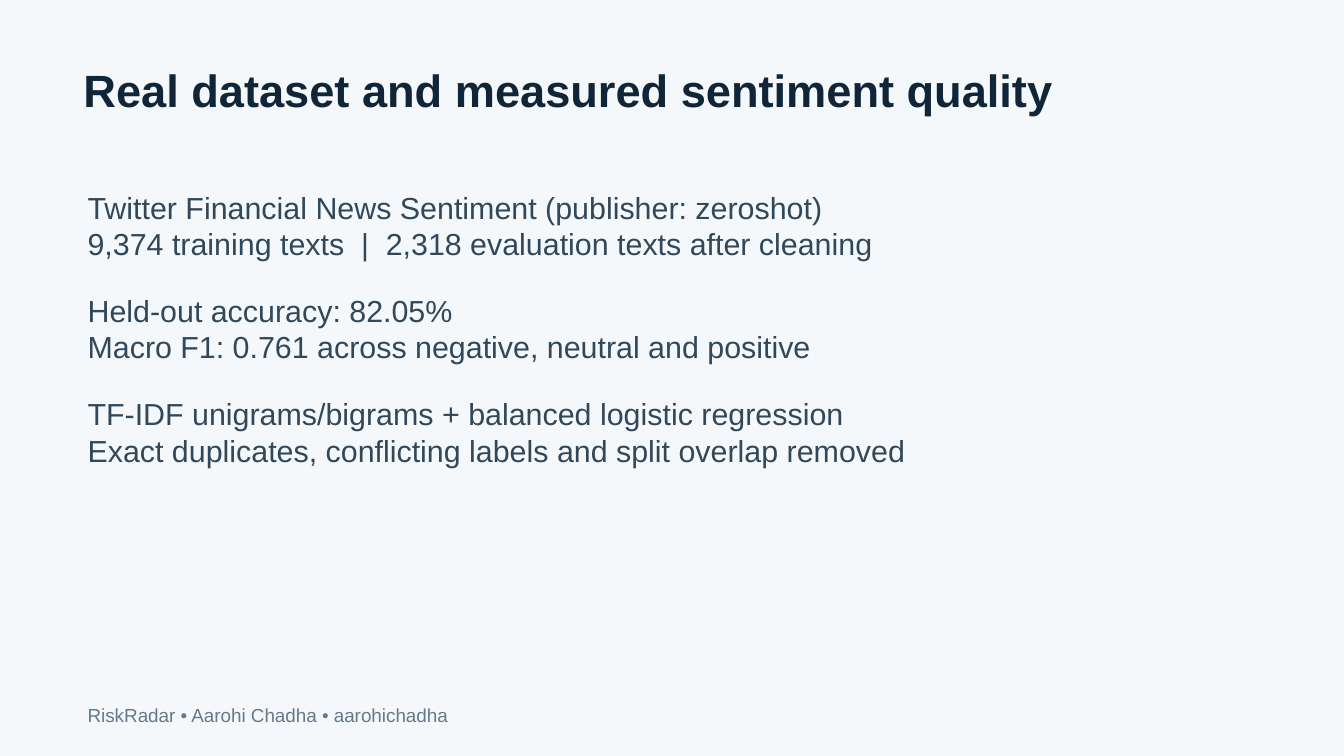
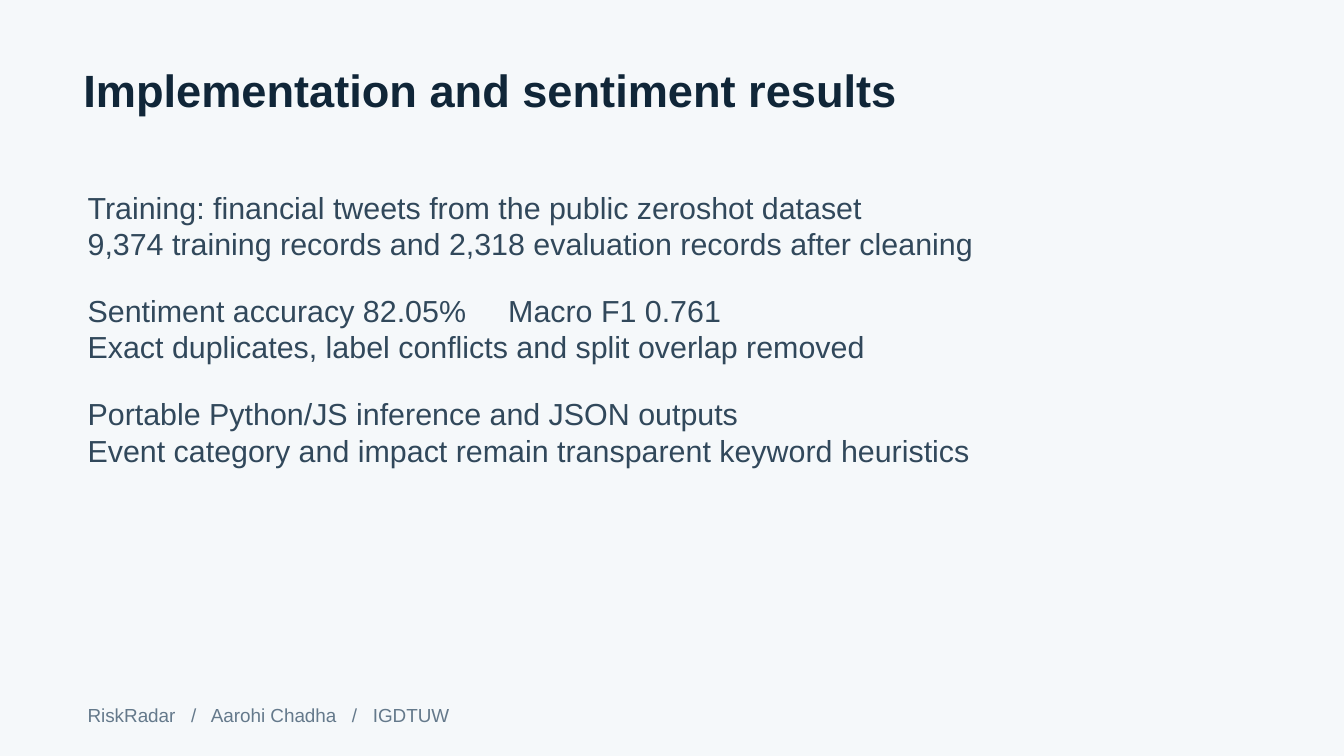
Before and after one commit to aarohichadha/RiskRadar, a slide deck: slide 4 of docs/RiskRadar-Presentation.pptx (slide 3 before the commit). Drawn at 1344x756 pixels with LibreOffice and Linux fonts; fonts in the diff are those of the drawing. Boxes give left, top, right and bottom in pixels: in the first picture for what was removed or moved away, otherwise in the second. Text is boxed around its words. In the diff, an @@ line names an element or a change of style, - is before the commit and + after.

Commit message:
Complete hackathon packaging: datasets, architecture, license, required README and seven-slide deck

```diff
--- a/docs/RiskRadar-Presentation.pptx
+++ b/docs/RiskRadar-Presentation.pptx
@@ text at (x1=83, y1=74, x2=896, y2=116): text changed @@
-Real dataset and measured sentiment quality
+Implementation and sentiment results
@@ text at (x1=88, y1=197, x2=972, y2=468): text changed @@
-Twitter Financial News Sentiment (publisher: zeroshot)
-9,374 training texts | 2,318 evaluation texts after cleaning
-Held-out accuracy: 82.05%
-Macro F1: 0.761 across negative, neutral and positive
-TF-IDF unigrams/bigrams + balanced logistic regression
-Exact duplicates, conflicting labels and split overlap removed
+Training: financial tweets from the public zeroshot dataset
+9,374 training records and 2,318 evaluation records after cleaning
+Sentiment accuracy 82.05% Macro F1 0.761
+Exact duplicates, label conflicts and split overlap removed
+Portable Python/JS inference and JSON outputs
+Event category and impact remain transparent keyword heuristics
@@ text at (x1=88, y1=708, x2=449, y2=722): text changed @@
-RiskRadar • Aarohi Chadha • aarohichadha
+RiskRadar / Aarohi Chadha / IGDTUW
```
Also in this commit, not shown: 2 other slides changed, 4 slides added, 4 slides removed, 20 other files.
